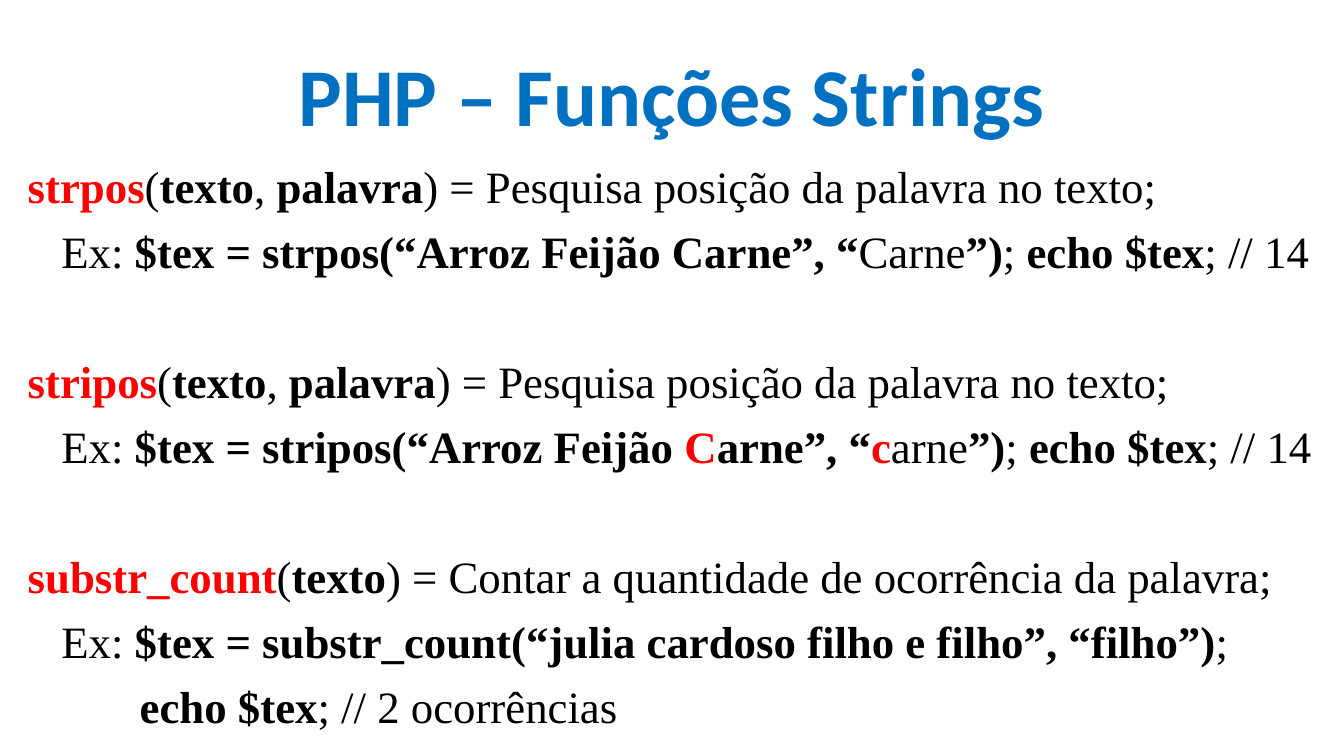
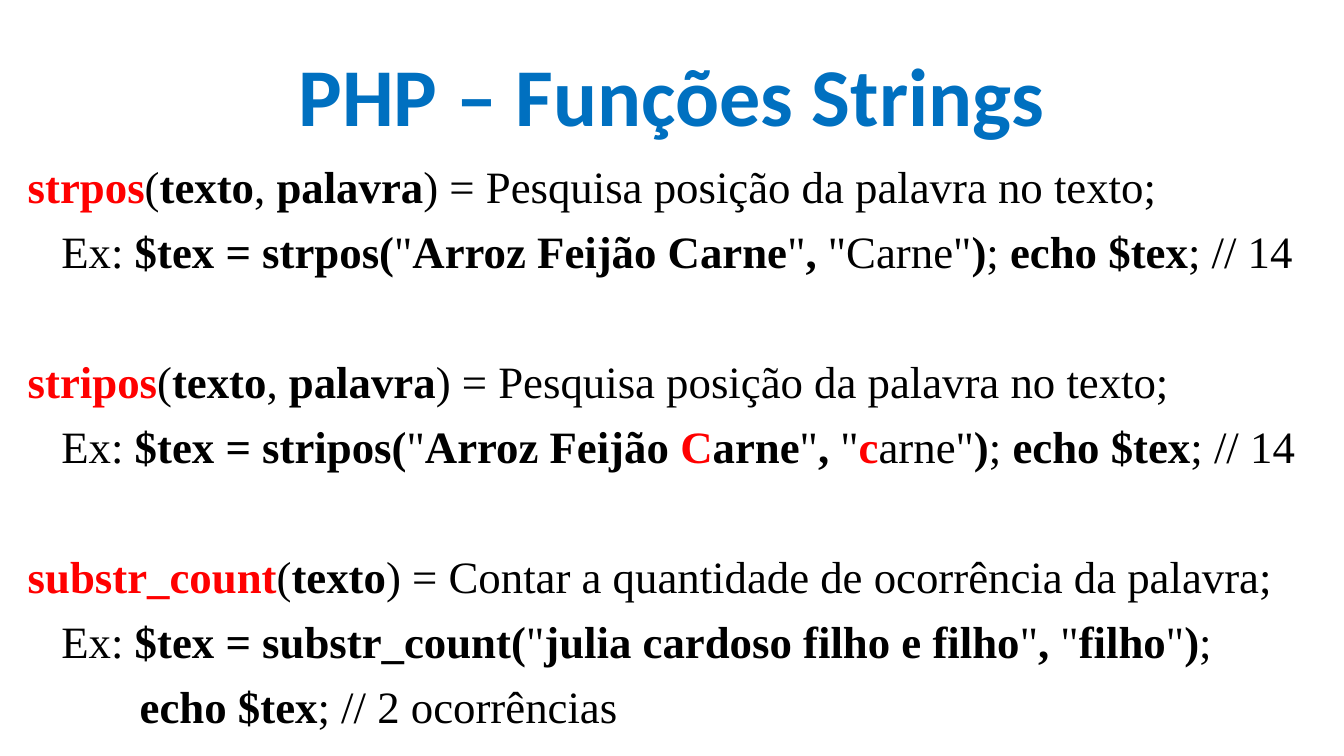
Before and after one commit to CloudEducationBrazil/WydenDesenvolvimentoWebPHP, a slide deck: slide 39 of 01 Classes/Aula 12 e 13 Desenvolvimento Web PHP - PHP.pptx. Drawn at 1344x756 pixels with LibreOffice and Linux fonts; fonts in the diff are those of the drawing; background and template pictures are left out. Boxes give left, top, right and bottom in pixels: in the first picture for what was removed or moved away, otherwise in the second. Text is boxed around its words. In the diff, an @@ line names an element or a change of style, - is before the commit and + after.

```diff
--- a/01 Classes/Aula 12 e 13 Desenvolvimento Web PHP - PHP.pptx
+++ b/01 Classes/Aula 12 e 13 Desenvolvimento Web PHP - PHP.pptx
@@ text at (61,235,1293,278): text changed @@
-Ex: $tex = strpos(“Arroz Feijão Carne”, “Carne”); echo $tex; // 14
+Ex: $tex = strpos("Arroz Feijão Carne", "Carne"); echo $tex; // 14
@@ text at (61,430,1295,473): text changed @@
-Ex: $tex = stripos(“Arroz Feijão Carne”, “carne”); echo $tex; // 14
+Ex: $tex = stripos("Arroz Feijão Carne", "carne"); echo $tex; // 14
@@ text at (61,625,1211,668): text changed @@
-Ex: $tex = substr_count(“julia cardoso filho e filho”, “filho”);
+Ex: $tex = substr_count("julia cardoso filho e filho", "filho");
```
Also in this commit, not shown: 36 other slides changed, 1 other file.
